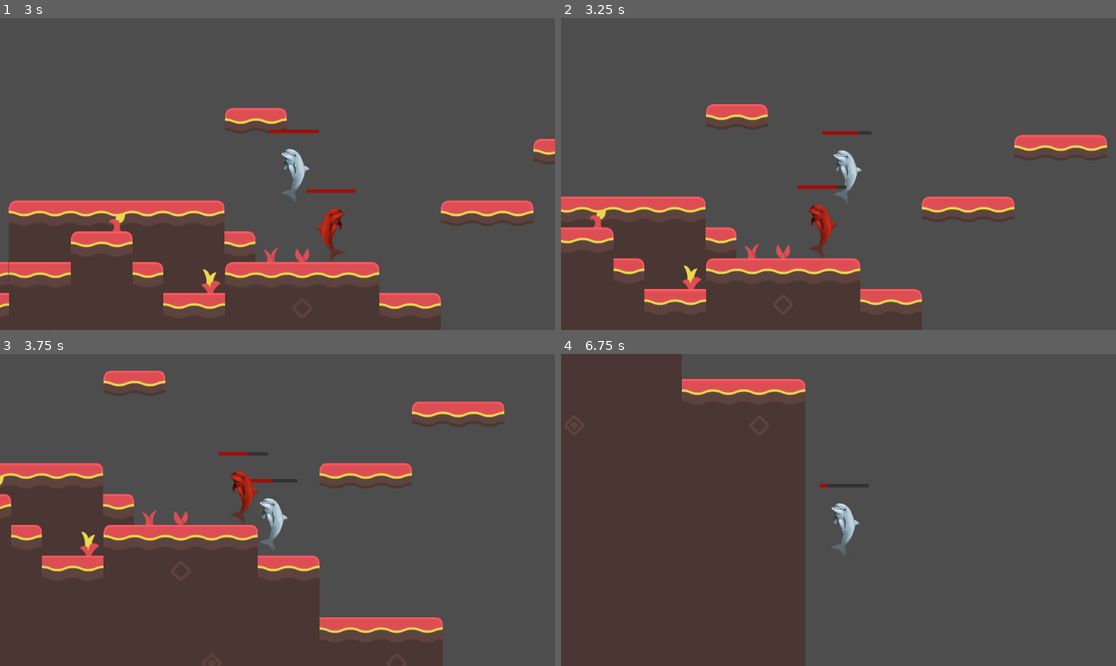
Above: before the commit, frames 1-4 (two rows, left to right).
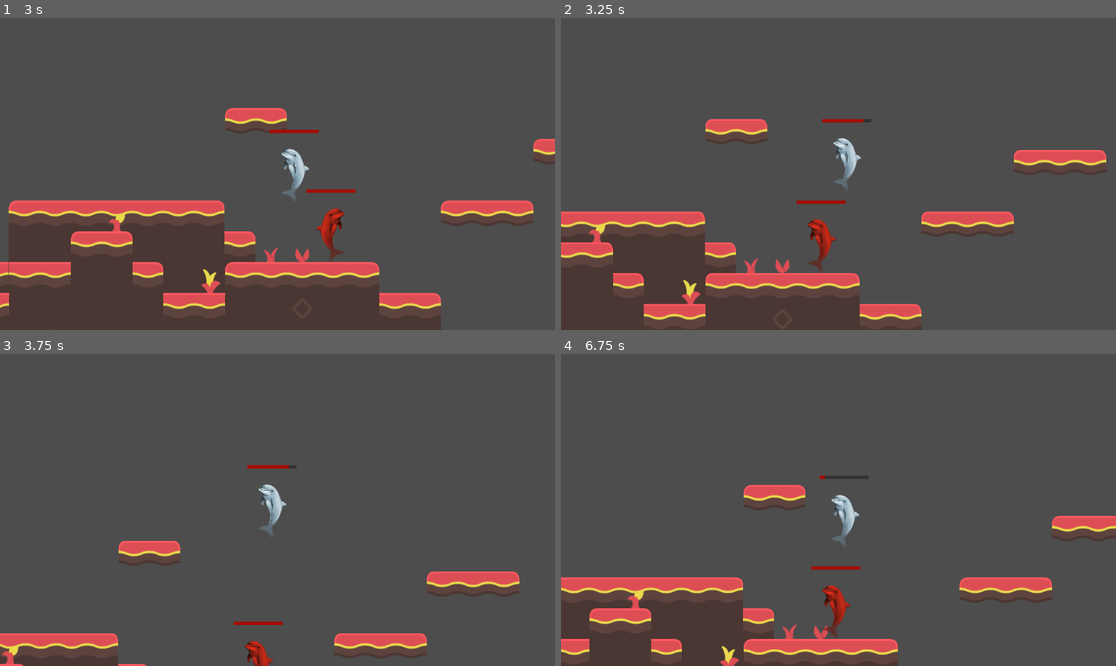
Above: after the commit, the same moments.

Repository: A-vd-E/Eget-spel
Game: Godot game, scene res://scenes/main.tscn
Two runs of this game, one before a commit and one after it. Both use one fixed random seed, a clock stepped at 60 frames per second and the inputs below.
Inputs (mouse positions are in pixels of both pictures, inside the frame that each line leads up to):
- Up to frame 1 (3 s): click (22, 58) at 0.52 s; type "12" at 0.6 s; click "Host" at 1.25 s; hold D (right) from 2.03 s (still down); tap X (attack) at 2.1 s; tap Space (jump) at 2.27, 2.57 s; tap C (dash) at 2.3, 2.85 s
- Up to frame 2 (3.25 s): keep holding D (right); tap Space (jump) at 3.02 s; tap L (decrease_hp) at 3.05 s
- Up to frame 3 (3.75 s): tap Space (jump) at 3.32 s; release D (right) at 3.53 s; hold A (left) from 3.53 s (still down); hold L (decrease_hp) from 3.53 s (still down)
- Up to frame 4 (6.75 s): tap Space (jump) at 3.8, 4.35, 4.52, 4.82, 5.27, 5.57, 6.02, 6.32 s; release A (left) at 4.28 s; release L (decrease_hp) at 4.28 s; hold D (right) 4.28-5.78 s; tap X (attack) at 4.55, 5.1 s; tap C (dash) at 5.3, 5.85 s; hold A (left) 5.78-6.53 s; tap L (decrease_hp) at 6.05 s; hold D (right) from 6.53 s (still down); hold L (decrease_hp) from 6.53 s (still down)

Frame 1 is identical in both runs. In frame 2, 15% of the frame differs, in the area x 0-99%, y 27-97%; in frame 3, 32%; in frame 4, 37%, in the area x 0-100%, y 0-100%.

Commit message:
Fixes #27. Add knockback on hit. Still using test values and some hard coded numbers. Remove spam print statements

Diff:
--- a/scenes/main.tscn
+++ b/scenes/main.tscn
@@ -46,7 +46,7 @@
 [node name="Enemies" type="Node2D" parent="." unique_id=1551223450]
 
 [node name="EnemySpawner" type="MultiplayerSpawner" parent="." unique_id=388403110]
-_spawnable_scenes = PackedStringArray("uid://yrh5oc72g5fs")
+_spawnable_scenes = PackedStringArray("uid://d00ua32coljuv")
 spawn_path = NodePath("../Enemies")
 
 [connection signal="pressed" from="CanvasLayer/VBoxContainer/HostButton" to="." method="_on_host_button_pressed"]
--- a/scripts/attack_ability.gd
+++ b/scripts/attack_ability.gd
@@ -6,29 +6,25 @@
 @onready var hitbox_spawnpoint: Node2D = get_tree().current_scene.get_node("Hitboxes")
 @onready var player := $".."
 
+@export var base_knockback := Vector2(700, -400)
+
 var can_attack := true
 var owner_node
 
 
 func attack():
-
 	if can_attack:
-
 		var hitbox = HitboxScene.instantiate()
 		hitbox_spawnpoint.add_child(hitbox)
 
-
-
 		var facing_direction = player.facing_direction
 		var offset = Vector2(40, 0) * facing_direction
-
 		owner_node = get_parent()
 
-		hitbox.setup(20, 0.2, owner_node, offset)
+		hitbox.setup(20, 0.2, owner_node, offset, base_knockback)
 		can_attack = false
 		$attack_again_timer.start()
 
-		print("Player:", owner_node.player_id, " executed attack. Test 2 In AttackComp")
 
 
 func _on_attack_again_timer_timeout() -> void:
--- a/scripts/enemy.gd
+++ b/scripts/enemy.gd
@@ -22,6 +22,7 @@
 
 var current_state: AIState = AIState.PATROL
 var target_player: CharacterBody2D = null
+var knockback_stun_time_left := 0.0
 
 @onready var health_component: Node2D = $HealthComponent
 @onready var damage_area: Area2D = $DamageArea
@@ -33,6 +34,8 @@
 func _ready() -> void:
 	health_component.set_owner_id(enemy_id)
 	health_component.died.connect(_on_died)
+
+	health_component.knockback_received.connect(_on_knockback_received)
 
 	if multiplayer.is_server():
 		sync_position = global_position
@@ -51,6 +54,15 @@
 	if not is_on_floor():
 		velocity += get_gravity() * delta
 
+	# Handle knockback stun state
+	if knockback_stun_time_left > 0.0:
+		knockback_stun_time_left -= delta
+		velocity.x = move_toward(velocity.x, 0, 1000 * delta) # Apply friction
+		move_and_slide()
+		sync_position = global_position
+		sync_velocity = velocity
+		return # Skip AI logic while stunned
+
 	_evaluate_target_and_state()
 
 	match current_state:
@@ -63,6 +75,11 @@
 
 	sync_position = global_position
 	sync_velocity = velocity
+
+func _on_knockback_received(knockback: Vector2) -> void:
+	if multiplayer.is_server():
+		velocity = knockback
+		knockback_stun_time_left = 0.3 # 300ms stun
 
 func _evaluate_target_and_state() -> void:
 	var closest_player = _get_closest_player()
@@ -151,7 +168,7 @@
 func _try_damage(area: Area2D) -> bool:
 	if area.has_method("receive_hit") and area.get("owner_id") != null:
 		if area.owner_id > 0:
-			area.receive_hit(damage)
+			area.receive_hit(damage, Vector2(400, -800), global_position)
 			return true
 	return false
 
--- a/scripts/health.gd
+++ b/scripts/health.gd
@@ -11,6 +11,7 @@
 
 signal health_changed(new_value: int)
 signal died
+signal knockback_received(actual_knockback: Vector2)
 
 # Starts character with full health
 func _ready() -> void:
@@ -21,19 +22,22 @@
 
 
 ## Decreases the characters health by the input amount.
-func take_damage(damage: int):
+func take_damage(damage: int, base_knockback: Vector2 = Vector2.ZERO, source_position: Vector2 = Vector2.ZERO):
+	sync_health = max(sync_health - damage, 0)
 
-		print( "Player:",owner_id, " took damage. Test 6 In HealthComp" )
-		sync_health = max(sync_health - damage, 0)
+	# Calculate and emit knockback if a valid vector was provided
+	if base_knockback != Vector2.ZERO:
+		var body = get_parent()
+		# Determine relative direction: 1 for right, -1 for left
+		var x_dir = sign(body.global_position.x - source_position.x)
+		if x_dir == 0:
+			x_dir = 1 # Fallback if positions are perfectly identical
 
+		var actual_knockback = Vector2(base_knockback.x * x_dir, base_knockback.y)
+		knockback_received.emit(actual_knockback)
 
-		if sync_health == 0:
-			dies()
-
-# Reduces health when "L" key is pressed. For testing purposes.
-func _input(event: InputEvent) -> void:
-	if event.is_action_pressed("decrease_hp") and not event.is_echo() :
-		take_damage(10)
+	if sync_health == 0:
+		dies()
 
 func dies():
 	died.emit()
--- a/scripts/hitbox.gd
+++ b/scripts/hitbox.gd
@@ -14,6 +14,7 @@
  # Hitbox should be offset to left/right of the player center.
 var offset: Vector2 # How much the hitbox should be offset
 var hurtbox_owner
+var knockback_vector: Vector2
 
 @onready var collision_shape: CollisionShape2D = $CollisionShape2D
 
@@ -21,19 +22,19 @@
 # Assigns the hitbox scene objects with values. setup() is needed
 # since the object will be replicated with multiplayerSpawner,
 # which does not replicate runtime values like global_location - said GPT
-func setup(_attacker_dmg: int, _hitbox_lifetime: float, owner_node: Node2D, _offset: Vector2) -> void:
+func setup(_attacker_dmg: int, _hitbox_lifetime: float, owner_node: Node2D, _offset: Vector2, _knockback: Vector2 = Vector2.ZERO) -> void:
 		attacker_dmg = _attacker_dmg
 		hitbox_lifetime = _hitbox_lifetime
 
 		follow_target = owner_node
 		offset = _offset
+		knockback_vector = _knockback
 
 		global_position = follow_target.global_position + offset
 
 		if hitbox_lifetime > 0.0:
 			await get_tree().create_timer(hitbox_lifetime).timeout
 			queue_free()
-		print("Player:", follow_target.player_id, " now has a hitbox following them. Test 3 In hitbox")
 
 func _physics_process(delta):
 	# Makes the hitbox follow player position
@@ -56,12 +57,10 @@
 	if not area.has_method("receive_hit"):
 		return
 
-
 	hurtbox_owner = area.owner_id
 
-	print("Player:", hurtbox_owner, " touched the hitbox. Test 4 In hitbox")
 	# To prevent self damage
 	if hurtbox_owner == follow_target.player_id:
 		return
 
-	area.receive_hit(attacker_dmg)
+	area.receive_hit(attacker_dmg, knockback_vector, global_position)
--- a/scripts/hurtbox.gd
+++ b/scripts/hurtbox.gd
@@ -12,9 +12,8 @@
 
 
 
-func receive_hit(damage: int) -> void:
-	player_health.take_damage(damage)
-	print("Player:", owner_id, " called take damage. Test 5 In Hurtbox")
+func receive_hit(damage: int, base_knockback: Vector2 = Vector2.ZERO, source_position: Vector2 = Vector2.ZERO) -> void:
+	player_health.take_damage(damage, base_knockback, source_position)
 
 
 
--- a/scripts/player_controller.gd
+++ b/scripts/player_controller.gd
@@ -31,11 +31,12 @@
 var dashing := false # To check if currently dashing
 var can_dash := true # Determines if you can dash, tied to timer
 
+var knockback_stun_time_left := 0.0
+
 
 func _ready():
-
-
 	$HealthComponent.set_owner_id(player_id)
+	$HealthComponent.knockback_received.connect(_on_knockback_received)
 
  	# Only the client player has a camera enabled, so always
 	# follows the playable characther
@@ -49,18 +50,17 @@
 
 # Moved most things to _apply_movement_from_input
 func _physics_process(delta: float) -> void:
+	if multiplayer.is_server():
+		moving_direction = input_synchronizer.input_direction
 
-	if multiplayer.is_server():
-
-		moving_direction = input_synchronizer.input_direction
-		facing_direction = moving_direction
+		if moving_direction != 0 and knockback_stun_time_left <= 0.0:
+			facing_direction = moving_direction
 
 		_apply_movement_from_input(delta)
 		sync_position = global_position
 		sync_velocity = velocity
 
 		if do_attack:
-			print("Player:",player_id, " called attack. Test 1 In Player")
 			attack_component.attack()
 			do_attack = false
 	else:
@@ -86,6 +86,14 @@
 
 ## Manages basic movement, namely jumping and walking.
 func _apply_movement_from_input(delta):
+	if knockback_stun_time_left > 0.0:
+		knockback_stun_time_left -= delta
+		if not is_on_floor():
+			velocity += get_gravity() * delta
+		# Apply friction to slow down horizontal slide
+		velocity.x = move_toward(velocity.x, 0, 1000 * delta)
+		move_and_slide()
+		return # Exit early so player input is ignored during stun!
 
 	# Handles gravity
 	if not is_on_floor() and not dashing:
@@ -109,13 +117,16 @@
 
 	move_and_slide()
 
+func _on_knockback_received(knockback: Vector2) -> void:
+	if multiplayer.is_server():
+		velocity = knockback
+		knockback_stun_time_left = 0.3 # 300 milliseconds of stun
+		# Cancel active states
+		do_jump = false
+		do_dash = false
+		dashing = false
 
-# CURRENT BUG!!!
-## The player dashes forward in a straight line, dash is
-## then placed on cooldown.
 func dash():
-
-
 	dashing = true
 	can_dash = false
 	# Dash duration
Not shown: 1 places in scenes/enemy.tscn that only renumber resources
